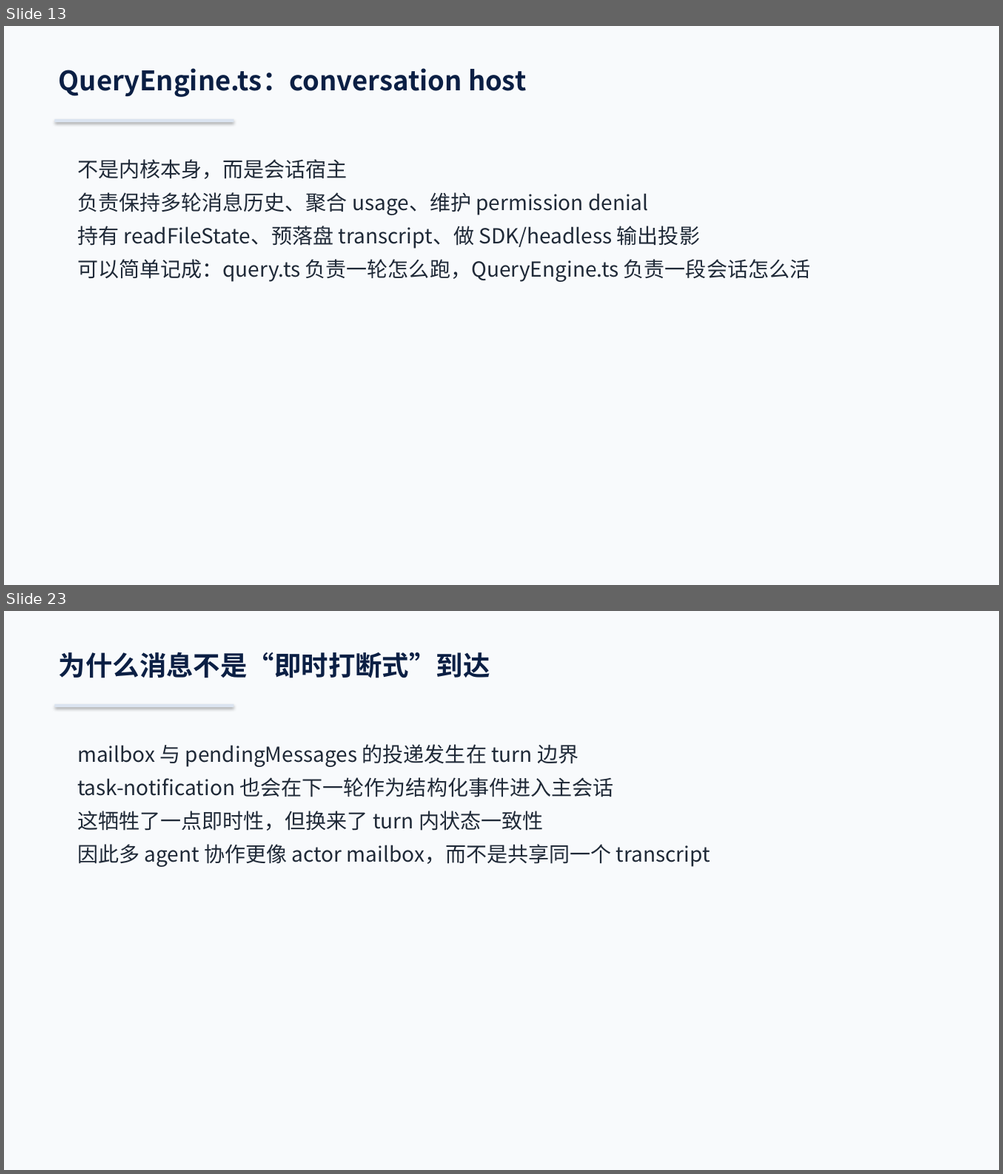
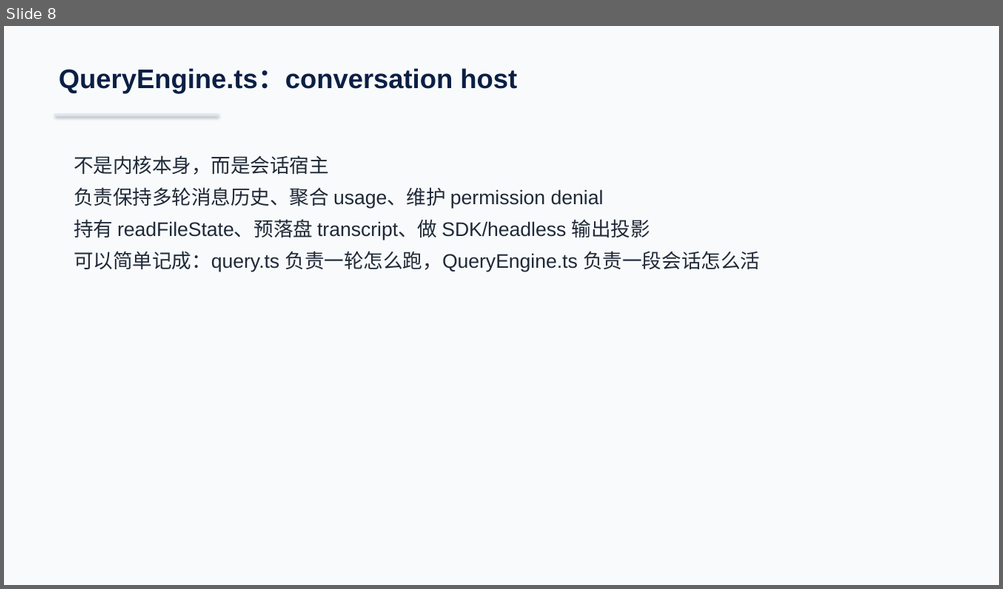
Before and after one commit to boboliu-1010/ccode, a slide deck: docs/zh/00-代码总览与运行时走读-WPS兼容版.pptx. Shown one above the other, each under a label of ours: slides 13 and 23 before the commit, slide 8 after it; the slides between them are not shown. The pictures are 1003x1174 and 1003x589 pixels, drawn with LibreOffice and Linux fonts; fonts in the diff are those of the drawing. Boxes give left, top, right and bottom in pixels: in the first picture for what was removed or moved away, otherwise in the second. Text is boxed around its words. In the diff, an @@ line names an element or a change of style, - is before the commit and + after.

```diff
--- a/docs/zh/00-代码总览与运行时走读-WPS兼容版.pptx
+++ b/docs/zh/00-代码总览与运行时走读-WPS兼容版.pptx
@@ slide 23 removed at [4,611,999,1170], background #F8FAFC @@
@@ text removed at [59,652,490,678] @@
-为什么消息不是“即时打断式”到达
@@ rectangle removed at [55,704,234,707] @@
@@ text removed at [77,744,710,867] @@
-mailbox 与 pendingMessages 的投递发生在 turn 边界
-task-notification 也会在下一轮作为结构化事件进入主会话
-这牺牲了一点即时性，但换来了 turn 内状态一致性
-因此多 agent 协作更像 actor mailbox，而不是共享同一个 transcript
@@ what was slide 13 is now slide 8 @@
@@ slide 8 changed as well @@
@@ text "QueryEngine.ts：conversation host" at [59,68,517,93]: font Noto Sans CJK SC to Arial @@
@@ rectangle: place and size @@
-rectangle at [55,119,234,122]
+rectangle at [55,114,219,116]
@@ text "不是内核本身，而是会话宿主" at [74,156,760,272]: size 20 to 19 pt, font Noto Sans CJK SC to Arial @@
```
Also in this commit, not shown: 10 other slides changed, 5 slides added, 19 other slides removed, 1 other file.
